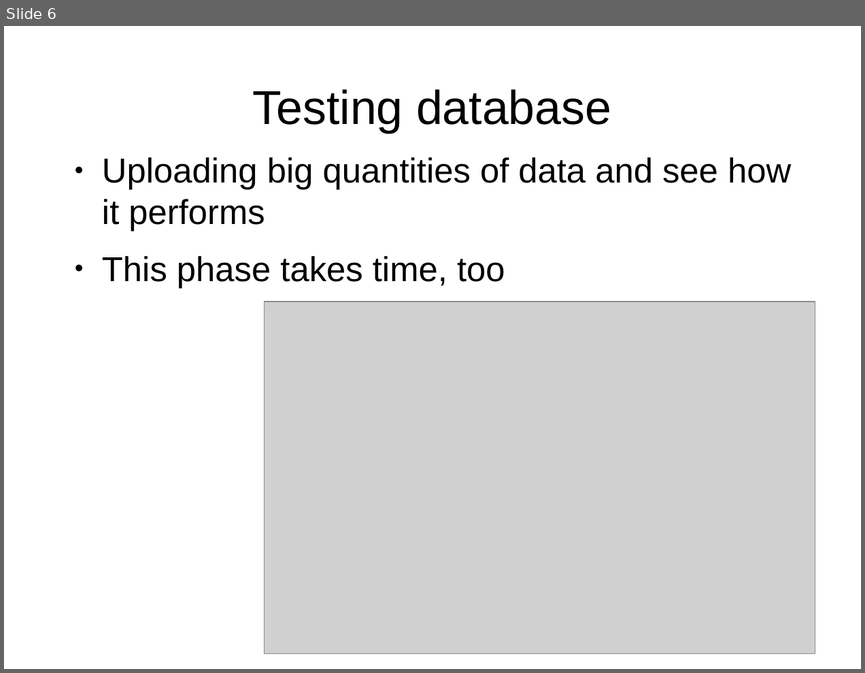
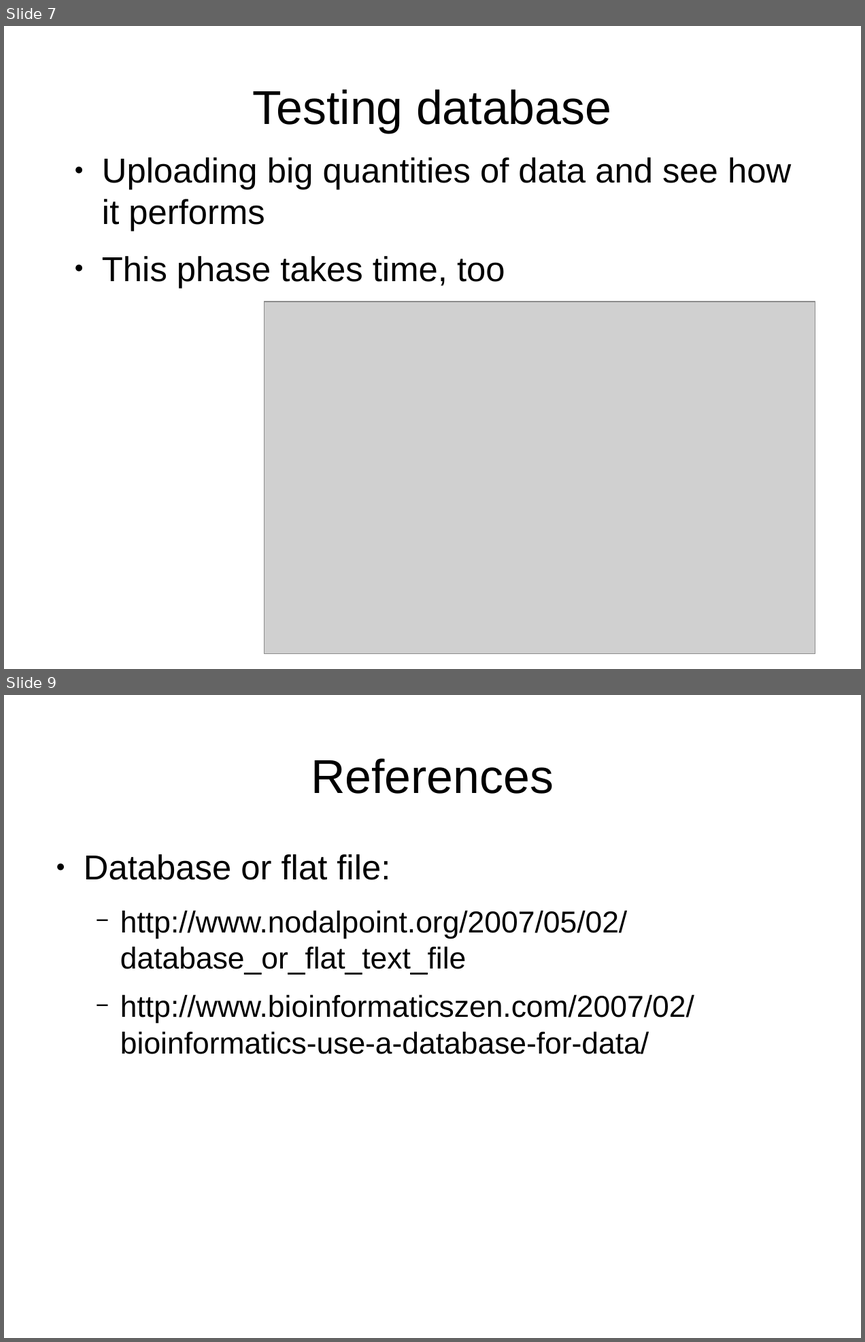
Before and after one commit to dalloliogm/snps-database, a slide deck: HGDP database/docs/Slides/database for hgdp.odp. Shown one above the other, each under a label of ours: slide 6 before the commit, slides 7 and 9 after it; the slides between them are not shown. The pictures are 865x673 and 865x1342 pixels, drawn with LibreOffice and Linux fonts; fonts in the diff are those of the drawing; grey boxes stand for pictures. Boxes give left, top, right and bottom in pixels: in the first picture for what was removed or moved away, otherwise in the second. Text is boxed around its words. In the diff, an @@ line names an element or a change of style, - is before the commit and + after.

```diff
--- a/HGDP database/docs/Slides/database for hgdp.odp
+++ b/HGDP database/docs/Slides/database for hgdp.odp
@@ slide 9 added at bbox=[4, 695, 861, 1338], background #FFFFFF @@
@@ title added at bbox=[311, 758, 553, 794], 44 pt, text #000000 @@
+References
@@ text added at bbox=[84, 854, 694, 1054], 28 pt, text #000000 @@
+● Database or flat file:
+  − http://www.nodalpoint.org/2007/05/02/database_or_flat_text_file
+  − http://www.bioinformaticszen.com/2007/02/bioinformatics-use-a-database-for-data/
@@ what was slide 6 is now slide 7 @@
```
Also in this commit, not shown: 5 slides changed, 1 other slide added, 2 other files.
